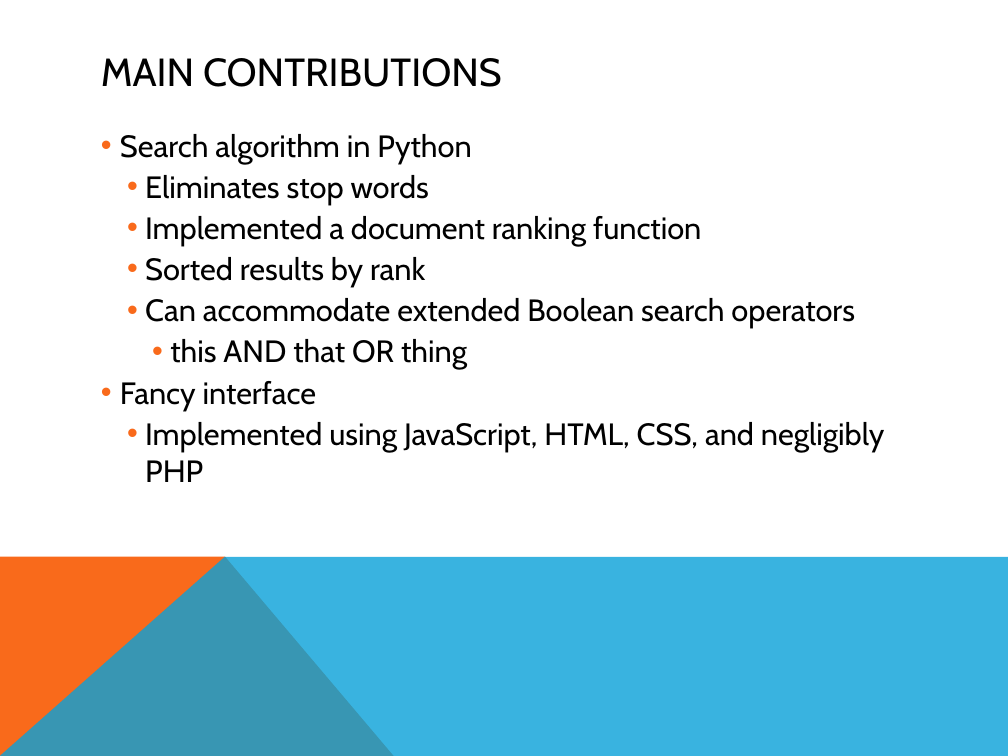
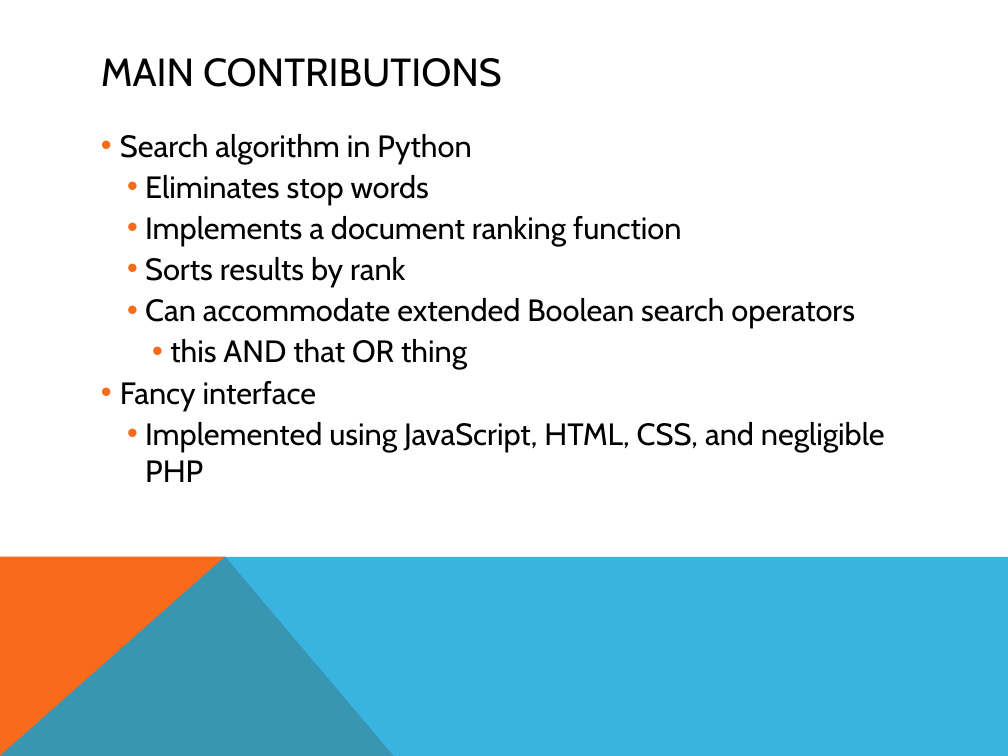
Before and after one commit to bogoli/finalProject, a slide deck: slide 2 of presentation/LiaBogoev_JohnCall.pptx. Drawn at 1008x756 pixels with LibreOffice and Linux fonts; fonts in the diff are those of the drawing. Boxes give left, top, right and bottom in pixels: in the first picture for what was removed or moved away, otherwise in the second. Text is boxed around its words. In the diff, an @@ line names an element or a change of style, - is before the commit and + after.

Commit message:
Minor typo fixed.

```diff
--- a/presentation/LiaBogoev_JohnCall.pptx
+++ b/presentation/LiaBogoev_JohnCall.pptx
@@ text at (145,216,681,287): text changed @@
-    • Implemented a document ranking function
-    • Sorted results by rank
+    • Implements a document ranking function
+    • Sorts results by rank
@@ text at (145,422,885,482): text changed @@
-    • Implemented using JavaScript, HTML, CSS, and negligibly PHP
+    • Implemented using JavaScript, HTML, CSS, and negligible PHP
```
